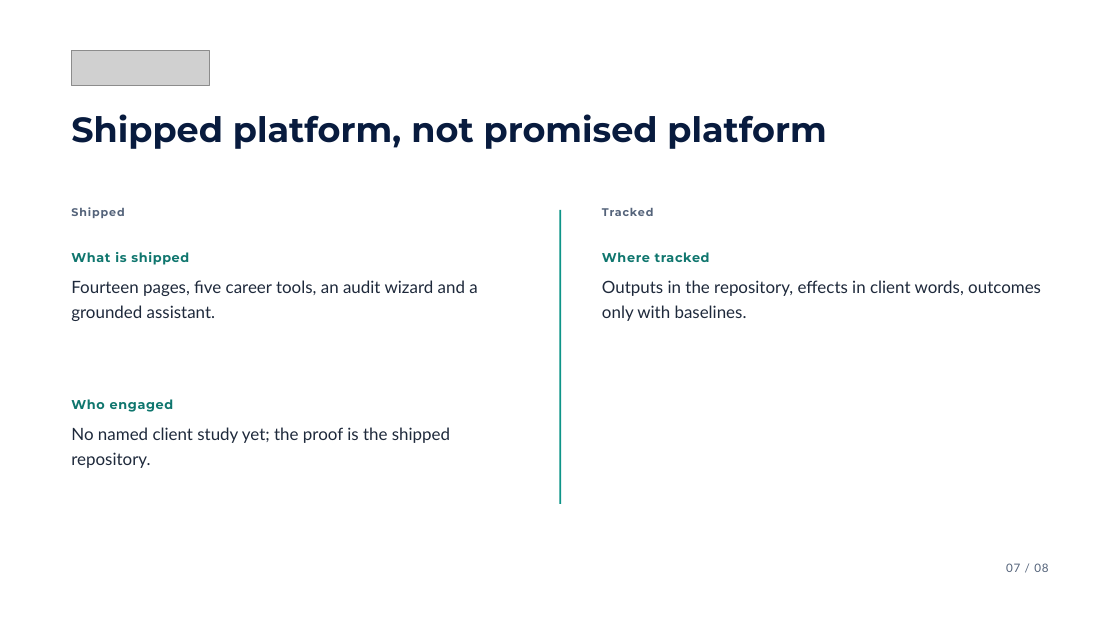
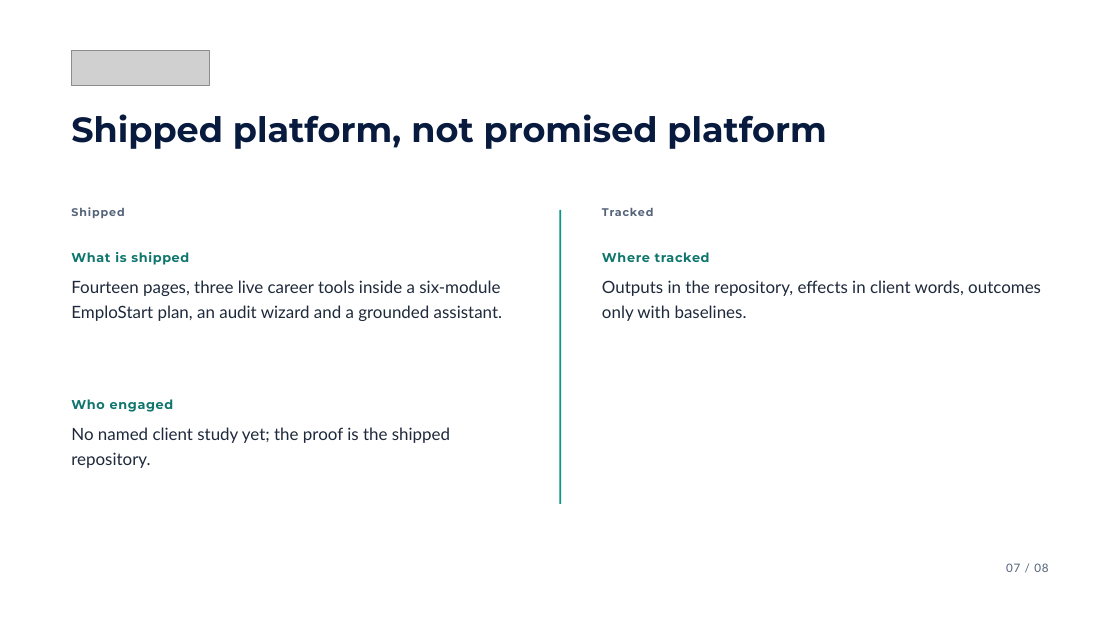
Before and after one commit to Diocese-trees/Emplowise-Website-Phase-I, a slide deck: slide 7 of public/downloads/Emplowise-Pitch-Deck-2026.pptx. Drawn at 1120x630 pixels with LibreOffice and Linux fonts; fonts in the diff are those of the drawing; grey boxes stand for pictures. Boxes give left, top, right and bottom in pixels: in the first picture for what was removed or moved away, otherwise in the second. Text is boxed around its words. In the diff, an @@ line names an element or a change of style, - is before the commit and + after.

Commit message:
task-a.2: cascade EmploStart pivot through docs, Office deliverables, and showcase copy

```diff
--- a/public/downloads/Emplowise-Pitch-Deck-2026.pptx
+++ b/public/downloads/Emplowise-Pitch-Deck-2026.pptx
@@ text at [71,280,502,321]: text changed @@
-Fourteen pages, five career tools, an audit wizard and a grounded assistant.
+Fourteen pages, three live career tools inside a six-module EmploStart plan, an audit wizard and a grounded assistant.
```
Also in this commit, not shown: 19 other files.
